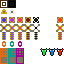
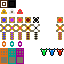
Two versions of the same layered image (64x64). Layer-by-layer changes:
painted on "Background" over [17, 9, 23, 14]
